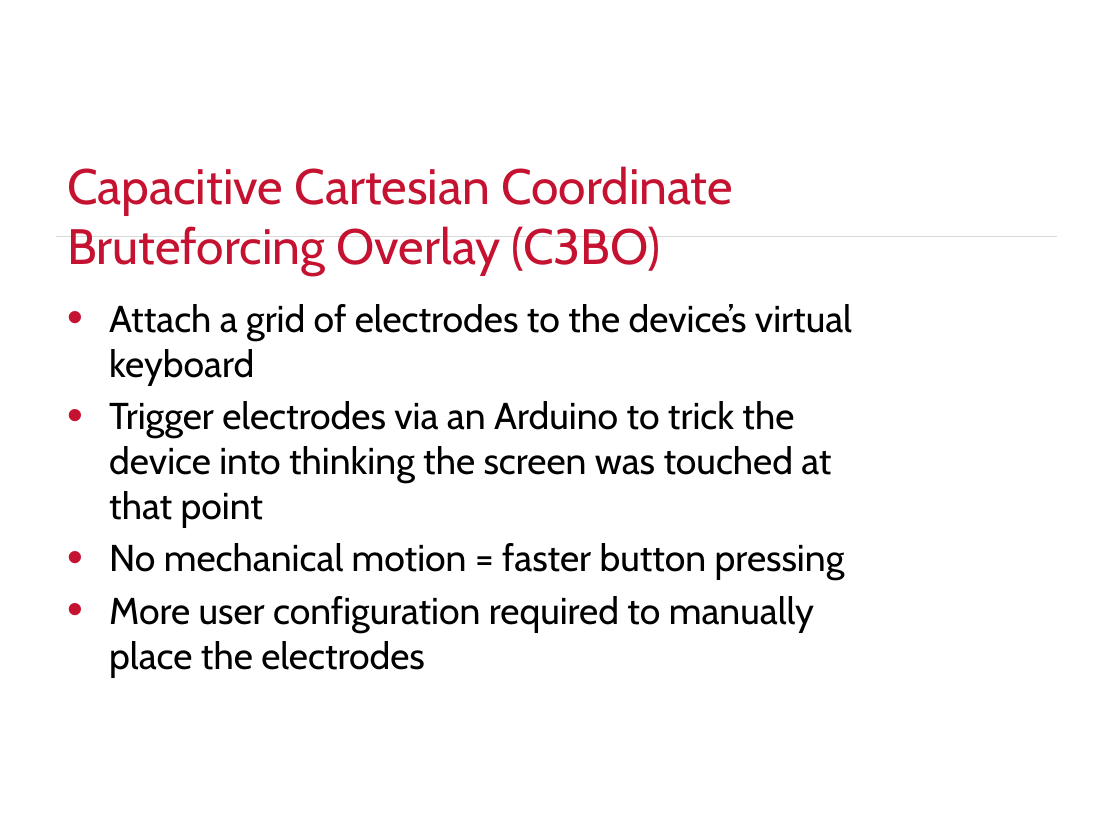
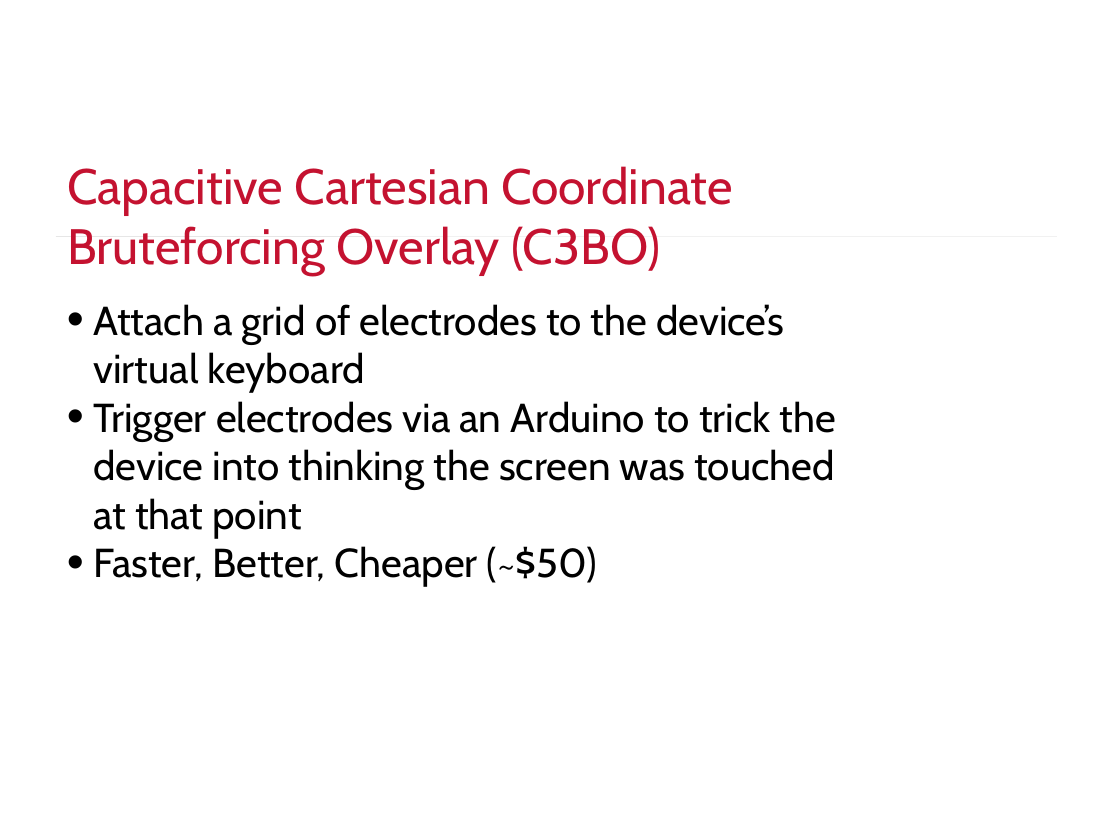
Before and after one commit to justinengler/BruteController, a slide deck: slide 15 of Automated PIN Cracking.pptx (slide 16 before the commit). Drawn at 1120x840 pixels with LibreOffice and Linux fonts; fonts in the diff are those of the drawing; background and template pictures are left out. Boxes give left, top, right and bottom in pixels: in the first picture for what was removed or moved away, otherwise in the second. Text is boxed around its words. In the diff, an @@ line names an element or a change of style, - is before the commit and + after.

```diff
--- a/Automated PIN Cracking.pptx
+++ b/Automated PIN Cracking.pptx
@@ line (56, 236) - (1057, 236): stroke #D9D9D9 0.25 pt to #D9D9D9 0.26 pt @@
@@ text at box(93, 304, 836, 538): size 24.1 to 26 pt in "Attach a grid of electrodes to the ...", "Trigger electrodes via an Arduino to trick ..."; indent changed; less space between paragraphs @@
@@ text at box(93, 546, 597, 587): text changed; size 24.1 to 26 pt @@
-• No mechanical motion = faster button pressing
-• More user configuration required to manually place the electrodes
+• Faster, Better, Cheaper (~$50)
```
Also in this commit, not shown: 17 other slides changed, 5 slides added, 7 slides removed.
